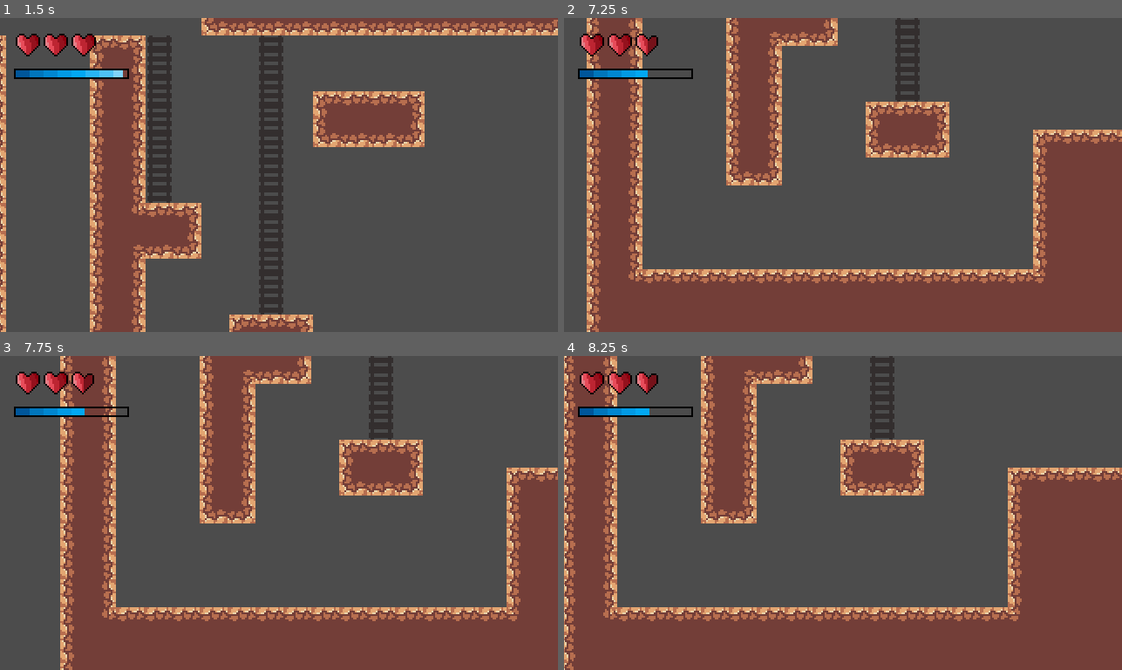
Above: before the commit, frames 1-4 (two rows, left to right).
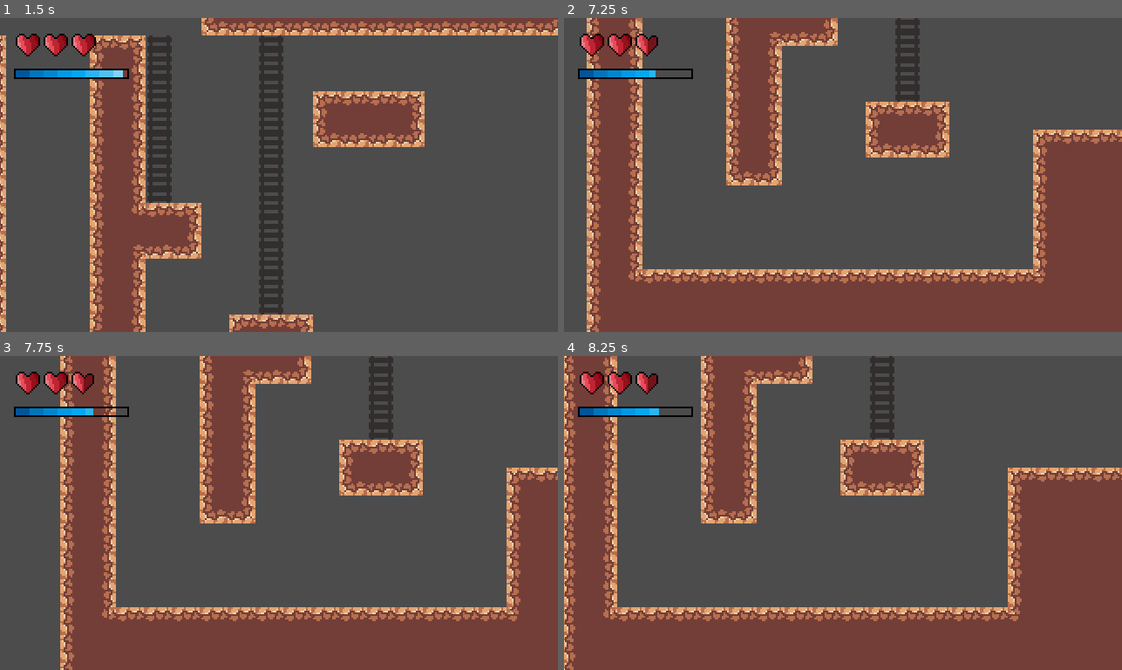
Above: after the commit, the same moments.

Repository: debobrad579/Labyrinth
Game: Godot game, scene res://Main.tscn
The game is run twice, just before and just after one commit, with the same random seed, the same clock (stepped at 60 frames per second) and the same inputs.
Inputs (mouse positions are in pixels of both pictures, inside the frame that each line leads up to):
- Up to frame 1 (1.5 s): move the mouse to (401, 159) at 0.52 s; hold D (walk_right_p1) from 0.53 s (still down); click (401, 159) at 0.6 s; tap Space (jump_p1) at 0.77 s; move the mouse to (167, 190) at 1.27 s; right-click (167, 190) at 1.35 s
- Up to frame 2 (7.25 s): tap Space (jump_p1) at 1.52, 3.02, 3.77, 4.52, 6.02, 6.77 s; move the mouse to (898, 105) at 2.02 s; release D (walk_right_p1) at 2.03 s; hold A (walk_left_p1) 2.03-2.78 s; tap F (dash_p1) at 2.1, 6.6 s; move the mouse to (815, 237) at 2.77 s; hold D (walk_right_p1) 2.78-4.28 s; tap Down (down_p2) at 2.85 s; move the mouse to (1010, 222) at 3.52 s; tap Left (walk_left_p2) at 3.6 s; move the mouse to (675, 127) at 4.27 s; hold A (walk_left_p1) 4.28-5.03 s; tap Right (walk_right_p2) at 4.35 s; move the mouse to (870, 175) at 5.02 s; hold D (walk_right_p1) 5.03-5.78 s; click (870, 175) at 5.1 s; move the mouse to (759, 96) at 5.77 s; hold A (walk_left_p1) from 5.78 s (still down); right-click (759, 96) at 5.85 s; move the mouse to (965, 159) at 6.52 s
- Up to frame 3 (7.75 s): move the mouse to (167, 528) at 7.27 s; release A (walk_left_p1) at 7.28 s; hold D (walk_right_p1) from 7.28 s (still down); tap Down (down_p2) at 7.35 s; tap Space (jump_p1) at 7.52 s
- Up to frame 4 (8.25 s): keep holding D (walk_right_p1); move the mouse to (898, 443) at 8.02 s; tap Left (walk_left_p2) at 8.1 s

Frame 1 is identical in both runs. In frame 2, less than 0.1% of the frame differs, in the area x 15-17%, y 16-19%; in frame 3, less than 0.1%; in frame 4, less than 0.1%, in the area x 15-18%, y 16-19%.

Commit message:
Update to Mana

Diff:
--- a/Player/Player.gd
+++ b/Player/Player.gd
@@ -66,7 +66,7 @@
 export var WALL_SLIDE_ACCELERATION = 2
 export var MAX_WALL_SLIDE_SPEED = 30
 export var DOUBLE_JUMP_TOTAL = 1
-export var MANA_REGENERATION_SPEED = 0.005
+export var MANA_REGENERATION_SPEED = 0.5
 
 # Preload Nodes
 onready var coyoteTimer = $CoyoteTimer
@@ -133,7 +133,7 @@
 
 	var x_input = Input.get_action_strength(RIGHT) - Input.get_action_strength(LEFT)
 
-	stats.mana = move_toward(stats.mana, stats.maxMana, MANA_REGENERATION_SPEED)
+	stats.mana = move_toward(stats.mana, stats.maxMana, MANA_REGENERATION_SPEED * delta)
 
 	if Input.is_action_just_pressed(DASH) and dash == false:
 		if stats.mana >= 2:
--- a/UI/MagicUI.gd
+++ b/UI/MagicUI.gd
@@ -1,6 +1,6 @@
 extends Control
 
-export var ANIMATION_SPEED = 0.3
+export var ANIMATION_SPEED = 20
 
 var mp = 1 setget set_mp
 var max_mp = 1 setget set_max_mp
@@ -32,4 +32,4 @@
 	start = false
 
 func _physics_process(delta):
-	magicUIFull.rect_size.x = move_toward(magicUIFull.rect_size.x, size, ANIMATION_SPEED)
+	magicUIFull.rect_size.x = move_toward(magicUIFull.rect_size.x, size, ANIMATION_SPEED * delta)
